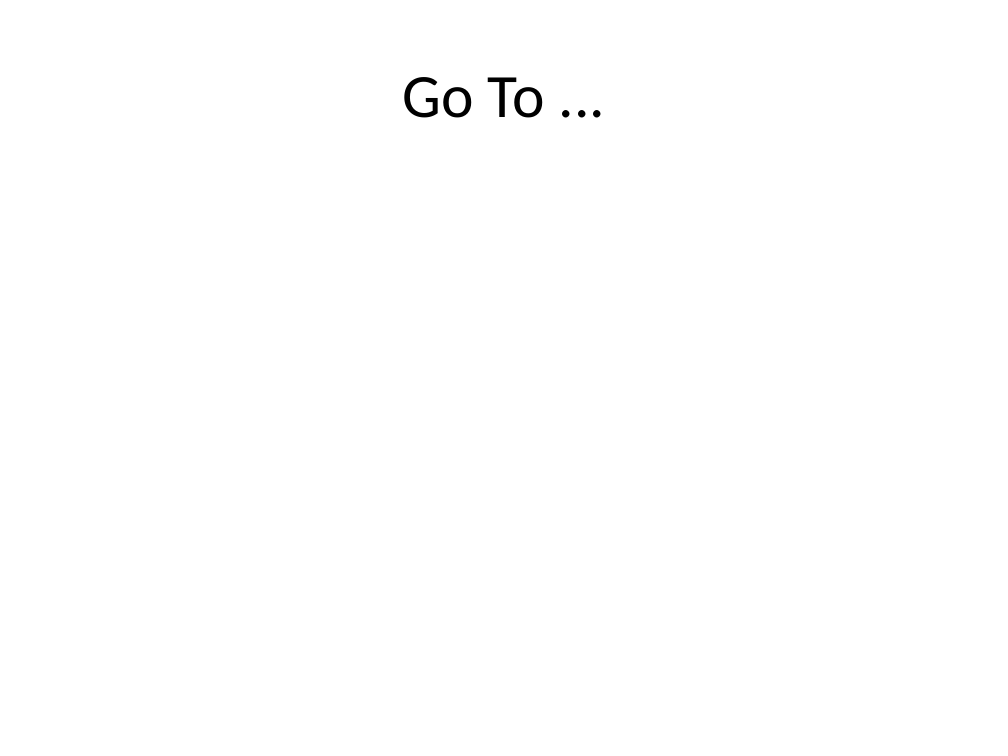
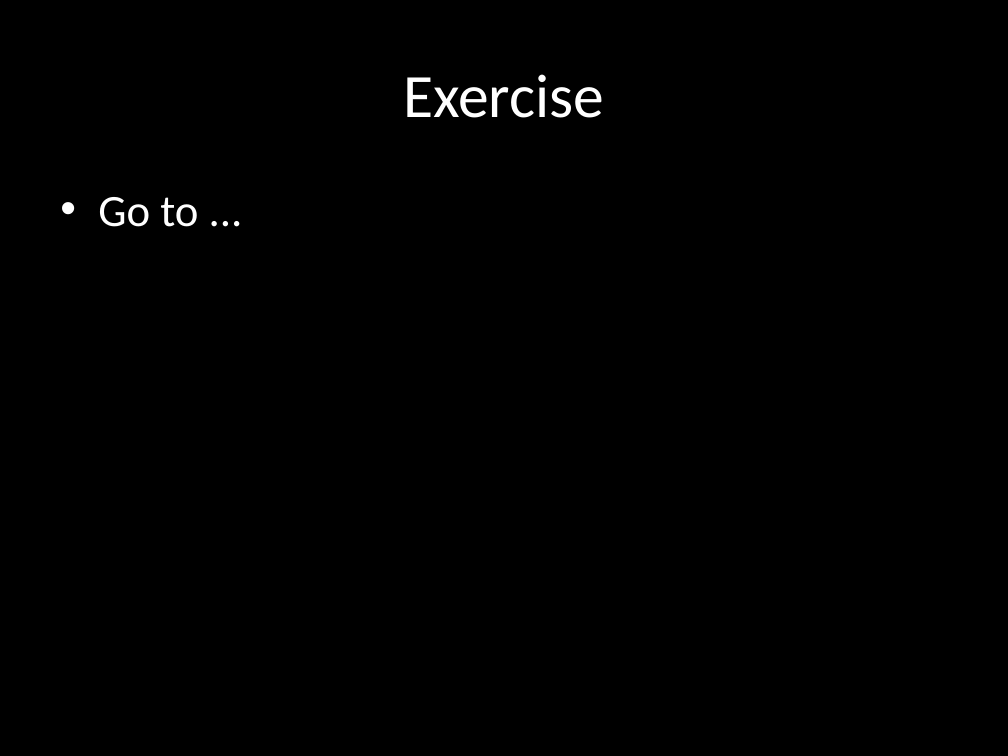
Before and after one commit to rasmuskl/ReSharperCourse, a slide deck: slide 7 of Presentations/2 - Exercises - ReSharper Course.pptx (slide 6 before the commit). Drawn at 1008x756 pixels with LibreOffice and Linux fonts; fonts in the diff are those of the drawing. Boxes give left, top, right and bottom in pixels: in the first picture for what was removed or moved away, otherwise in the second. Text is boxed around its words. In the diff, an @@ line names an element or a change of style, - is before the commit and + after.

```diff
--- a/Presentations/2 - Exercises - ReSharper Course.pptx
+++ b/Presentations/2 - Exercises - ReSharper Course.pptx
@@ background #FFFFFF to #000000 @@
@@ title added at box(403, 74, 604, 118), 44 pt, text #FFFFFF @@
+Exercise
@@ text "Go to ..." at box(98, 197, 198, 227): vertical alignment middle to top @@
@@ text at box(98, 197, 198, 227): text changed; size 44 to 32 pt; text colour #000000 to #FFFFFF @@
-Go To ...
+• Go to ...
```
Also in this commit, not shown: 1 other slide changed, 5 slides added, 4 slides removed, 2 other files.
